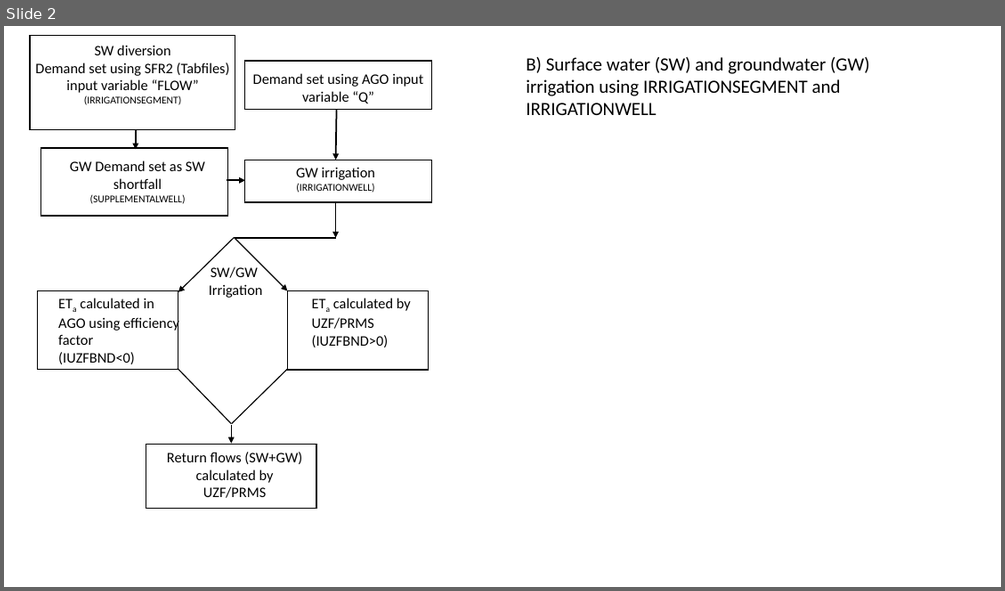
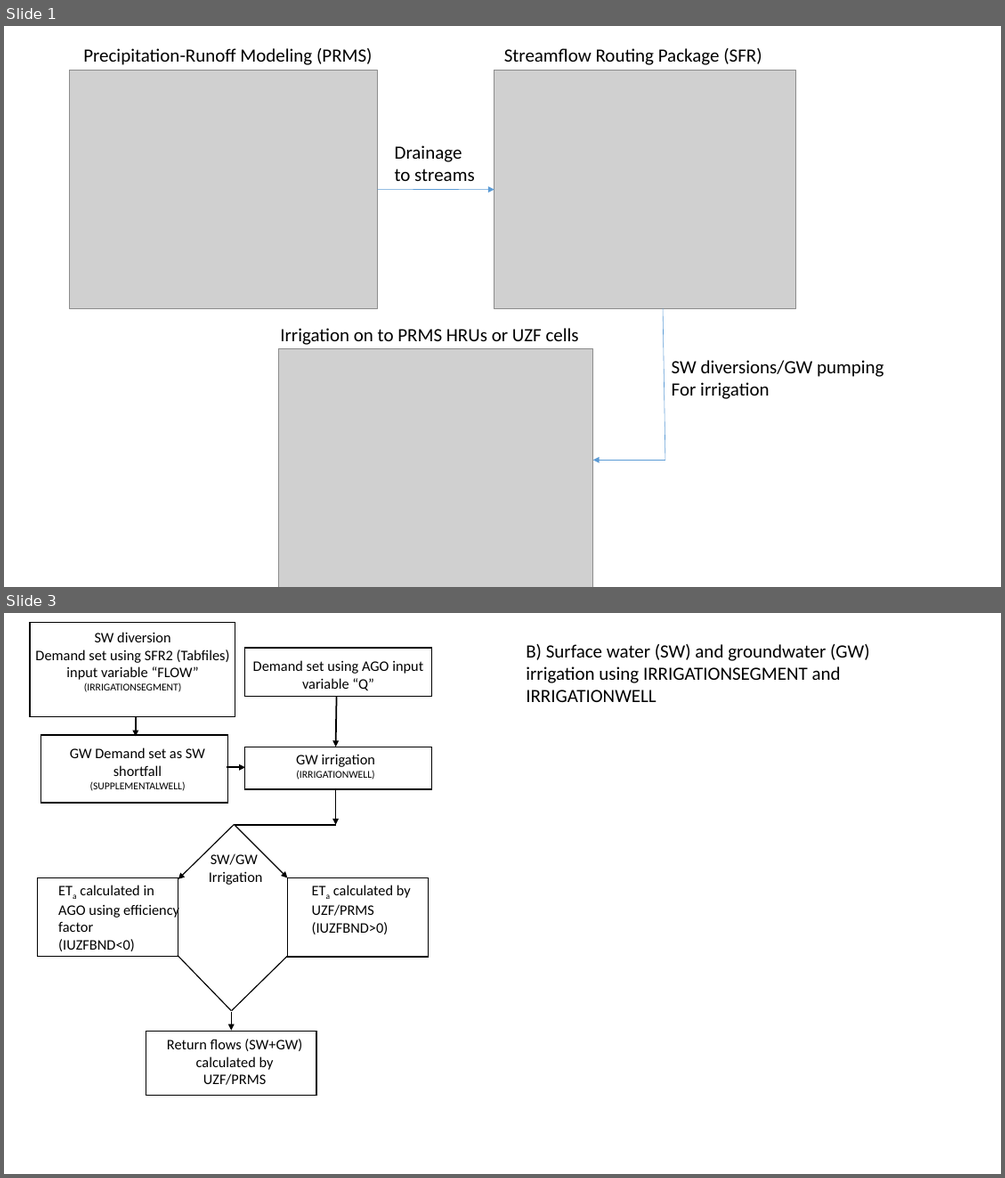
Before and after one commit to rniswon/mfnwt, a slide deck: Examples/AgWaterUse/Options.pptx. Shown one above the other, each under a label of ours: slide 2 before the commit, slides 1 and 3 after it; the slides between them are not shown. The pictures are 1005x591 and 1005x1178 pixels, drawn with LibreOffice and Linux fonts; fonts in the diff are those of the drawing; grey boxes stand for pictures. Boxes give left, top, right and bottom in pixels: in the first picture for what was removed or moved away, otherwise in the second. Text is boxed around its words. In the diff, an @@ line names an element or a change of style, - is before the commit and + after.

```diff
--- a/Examples/AgWaterUse/Options.pptx
+++ b/Examples/AgWaterUse/Options.pptx
@@ slide 1 added at (x1=4, y1=26, x2=1001, y2=587), background #FFFFFF @@
@@ text added at (x1=83, y1=48, x2=372, y2=65), 18 pt, text #000000 @@
+Precipitation-Runoff Modeling (PRMS)
@@ text added at (x1=504, y1=48, x2=761, y2=65), 18 pt, text #000000 @@
+Streamflow Routing Package (SFR)
@@ picture added at (x1=70, y1=70, x2=378, y2=308) @@
@@ picture added at (x1=494, y1=70, x2=796, y2=309) @@
@@ text added at (x1=395, y1=145, x2=475, y2=181), 18 pt, text #000000 @@
+Drainage
+to streams
@@ arrow added from (377, 189) to (494, 190), #5B9BD5 0.5 pt @@
@@ line added from (663, 308) to (665, 459), #5B9BD5 0.5 pt @@
@@ text added at (x1=280, y1=328, x2=579, y2=345), 18 pt, text #000000 @@
+Irrigation on to PRMS HRUs or UZF cells
@@ picture added at (x1=278, y1=349, x2=593, y2=587) @@
@@ text added at (x1=672, y1=360, x2=883, y2=399), 18 pt, text #000000 @@
+SW diversions/GW pumping
+For irrigation
@@ arrow added from (665, 459) to (593, 459), #5B9BD5 0.5 pt @@
@@ what was slide 2 is now slide 3 @@
```
Also in this commit, not shown: 1 slide changed, 5 other files.
